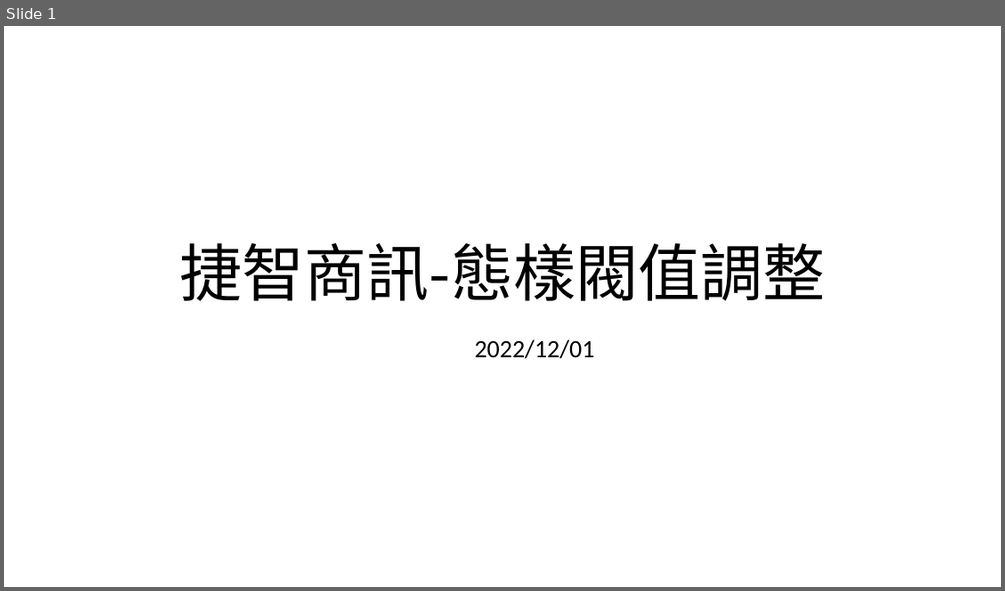
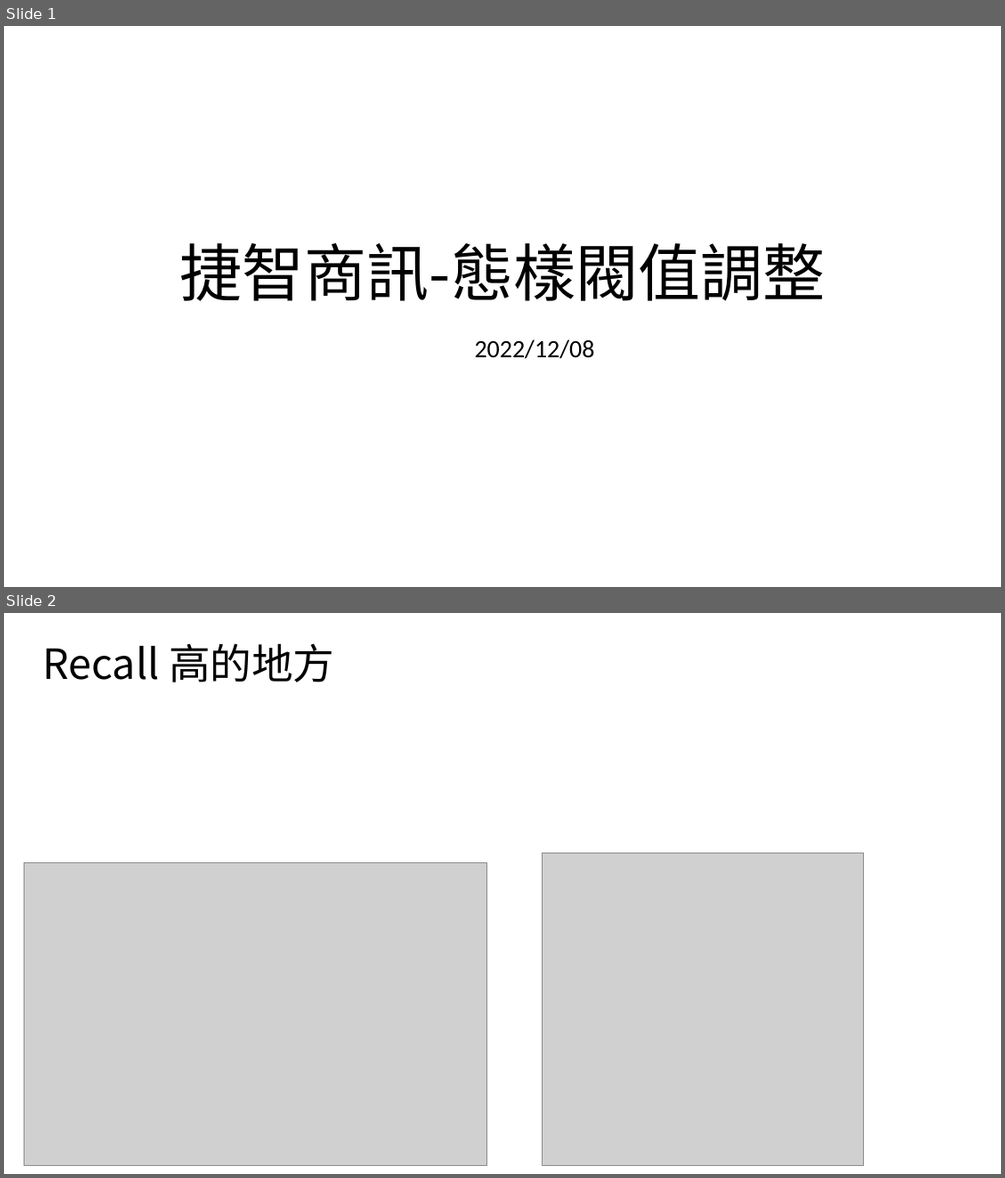
Before and after one commit to eason758/MetaEdge, a slide deck: ppt/20221208.pptx. Shown one above the other, each under a label of ours: slide 1 before the commit, slides 1 and 2 after it. The pictures are 1005x591 and 1005x1178 pixels, drawn with LibreOffice and Linux fonts; fonts in the diff are those of the drawing; grey boxes stand for pictures. Boxes give left, top, right and bottom in pixels: in the first picture for what was removed or moved away, otherwise in the second. Text is boxed around its words. In the diff, an @@ line names an element or a change of style, - is before the commit and + after.

```diff
--- a/ppt/20221208.pptx
+++ b/ppt/20221208.pptx
@@ slide 2 added at [4, 613, 1001, 1174], background #FFFFFF @@
@@ title added at [43, 643, 335, 682], 40 pt, text #000000 @@
+Recall 高的地方
@@ picture added at [542, 852, 864, 1166] @@
@@ picture added at [24, 863, 487, 1166] @@
@@ slide 1 changed as well @@
@@ subtitle at [475, 339, 595, 359]: text changed @@
-2022/12/01
+2022/12/08
```
Also in this commit, not shown: 6 other slides added, 8 slides removed, 3 other files.
